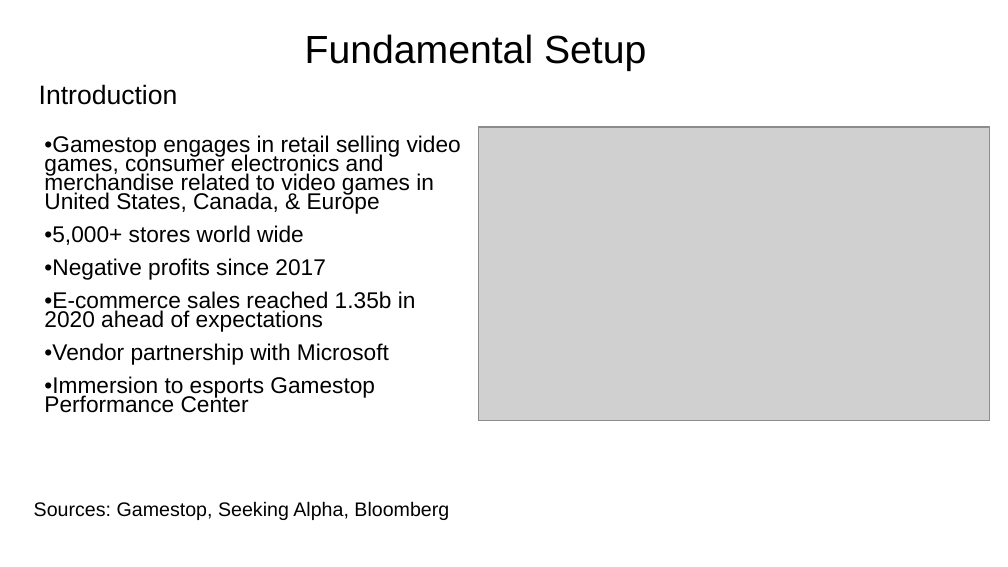
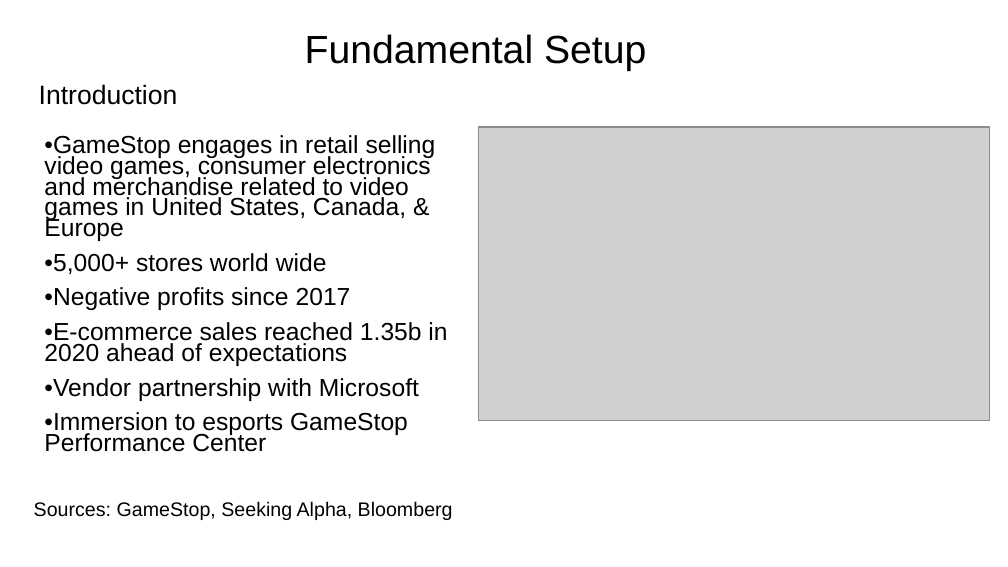
Before and after one commit to vweinblatt123/CF-Project1, a slide deck: slide 4 of CF-Project1.pptx (slide 3 before the commit). Drawn at 1008x567 pixels with LibreOffice and Linux fonts; fonts in the diff are those of the drawing; grey boxes stand for pictures. Boxes give left, top, right and bottom in pixels: in the first picture for what was removed or moved away, otherwise in the second. Text is boxed around its words. In the diff, an @@ line names an element or a change of style, - is before the commit and + after.

```diff
--- a/CF-Project1.pptx
+++ b/CF-Project1.pptx
@@ text at <box>44,135,436,241</box>: text changed; size 16.1 to 17.6 pt @@
-•Gamestop engages in retail selling video games, consumer electronics and merchandise related to video games in United States, Canada, & Europe
+•GameStop engages in retail selling video games, consumer electronics and merchandise related to video games in United States, Canada, & Europe
@@ text at <box>44,253,447,401</box>: size 16.1 to 17.6 pt in "•5,000+ stores world wide", "•Negative profits since 2017", "•E-commerce sales reached 1.35b in 2020 ahead ...", "•Vendor partnership with Microsoft" @@
@@ text at <box>44,412,408,452</box>: text changed; size 16.1 to 17.6 pt @@
-•Immersion to esports Gamestop Performance Center
+•Immersion to esports GameStop Performance Center
@@ text at <box>34,501,453,520</box>: text changed @@
-Sources: Gamestop, Seeking Alpha, Bloomberg
+Sources: GameStop, Seeking Alpha, Bloomberg
```
Also in this commit, not shown: 9 other slides changed, 1 slide added.
